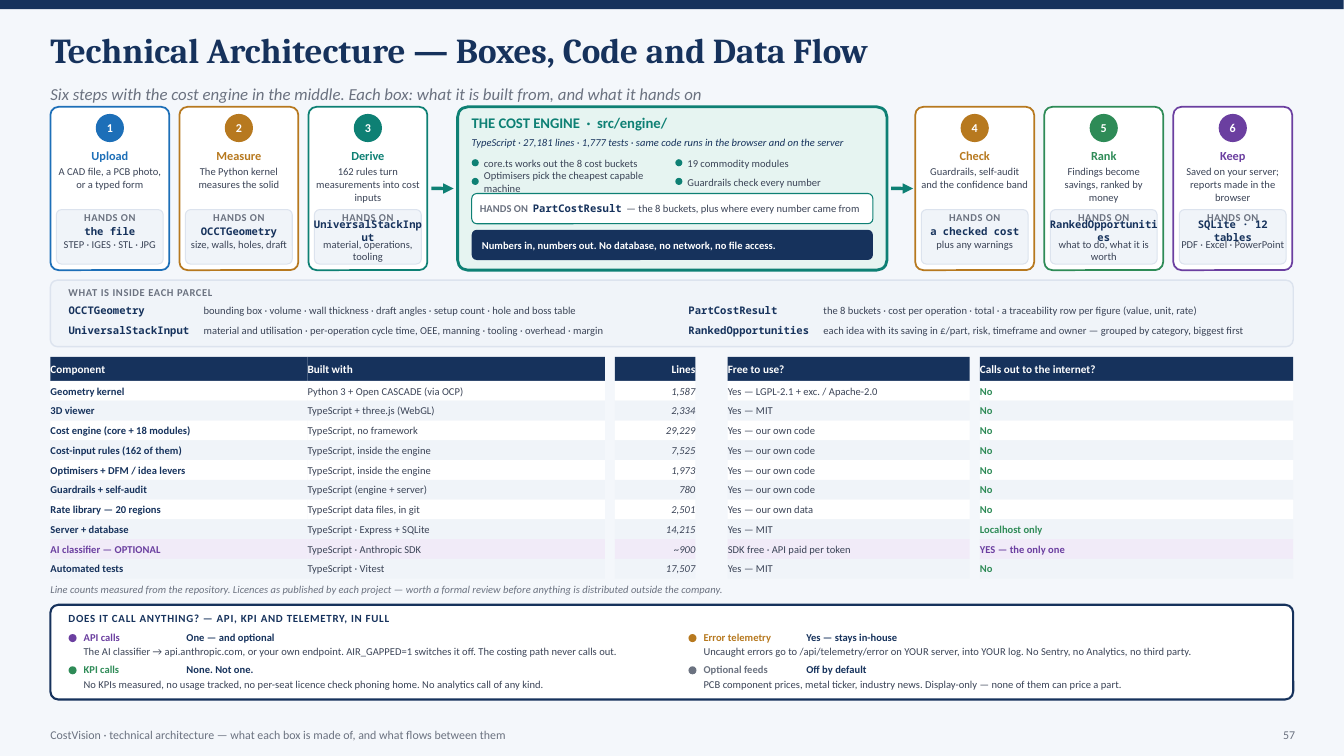
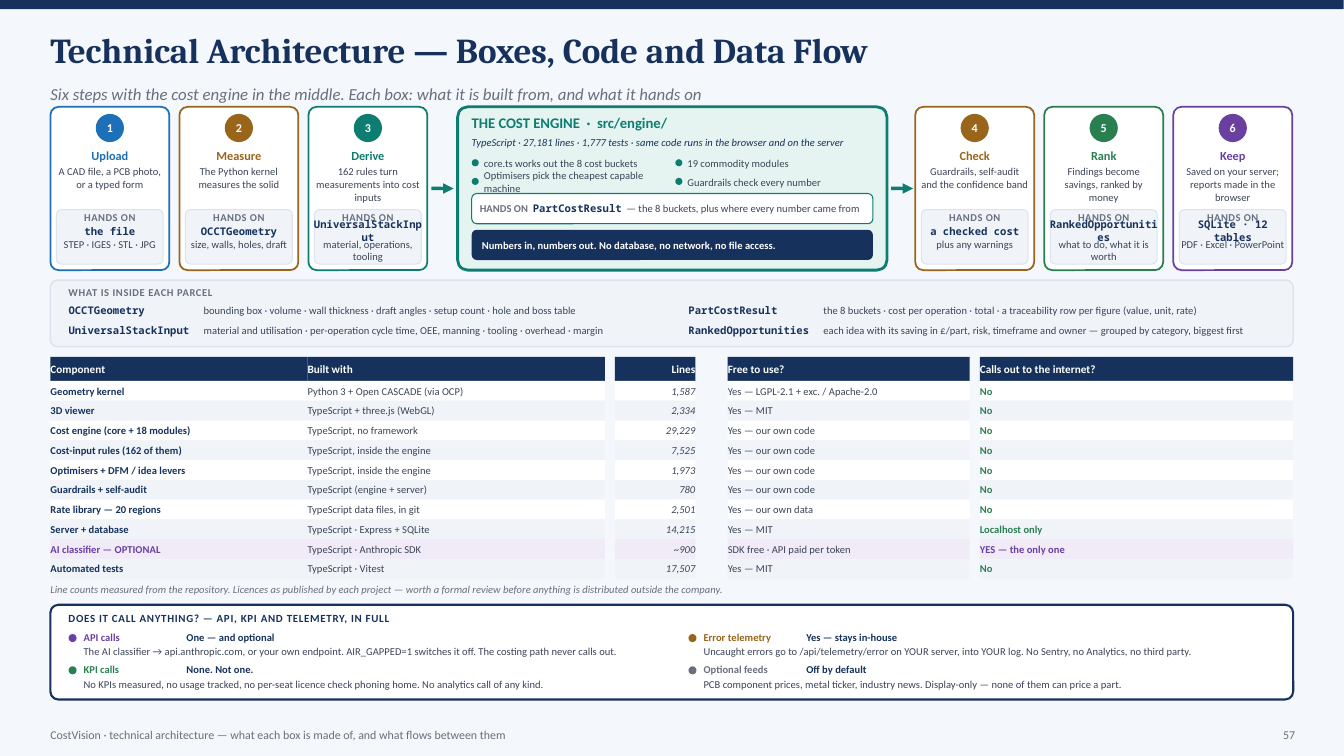
Before and after one commit to bhosaleavinash546/leamington-marathi, a slide deck: slide 57 of CostVision-Workflow-Explained.pptx. Drawn at 1344x756 pixels with LibreOffice and Linux fonts; fonts in the diff are those of the drawing. Boxes give left, top, right and bottom in pixels: in the first picture for what was removed or moved away, otherwise in the second. Text is boxed around its words. In the diff, an @@ line names an element or a change of style, - is before the commit and + after.

```diff
--- a/CostVision-Workflow-Explained.pptx
+++ b/CostVision-Workflow-Explained.pptx
@@ text "Six steps with the cost ..." at (x1=50, y1=88, x2=701, y2=103): text colour #6B7280 to #686F7D @@
@@ rounded rectangle at (x1=179, y1=107, x2=298, y2=270): outline #B7791F 1.25 pt to #99651A 1.25 pt @@
@@ rounded rectangle at (x1=915, y1=107, x2=1034, y2=270): outline #B7791F 1.25 pt to #99651A 1.25 pt @@
@@ arrow (891, 189) - (913, 189): stroke #0E8074 2.5 pt to #0D7D71 2.5 pt @@
@@ text colour #B7791F to #99651A in 3 elements at (x1=216, y1=152, x2=261, y2=160), (x1=960, y1=151, x2=990, y2=160), (x1=704, y1=633, x2=771, y2=643) @@
@@ fill #B7791F to #99651A in 3 elements at (x1=225, y1=114, x2=253, y2=142), (x1=961, y1=114, x2=989, y2=142), (x1=689, y1=634, x2=697, y2=642) @@
```
Also in this commit, not shown: 56 other slides changed, 46 other files.
